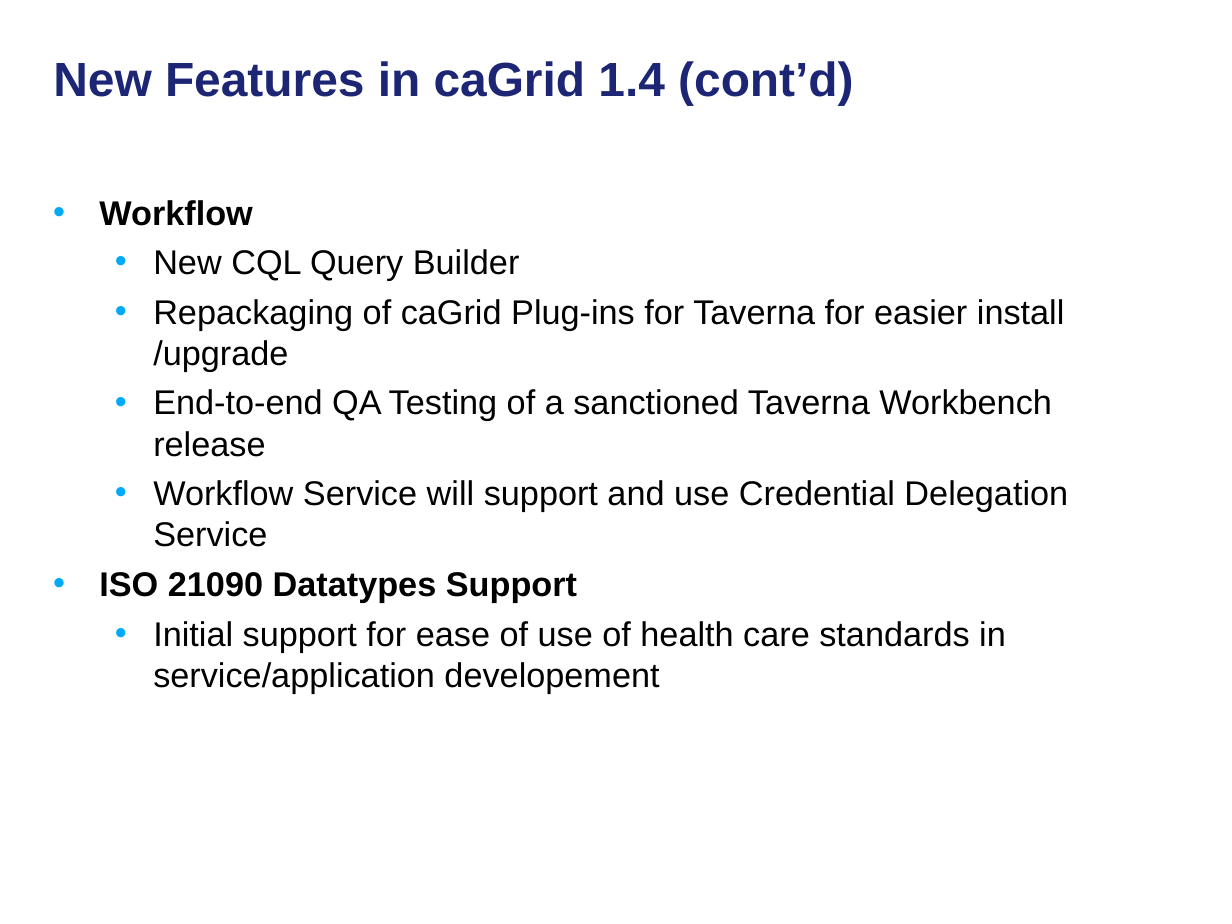
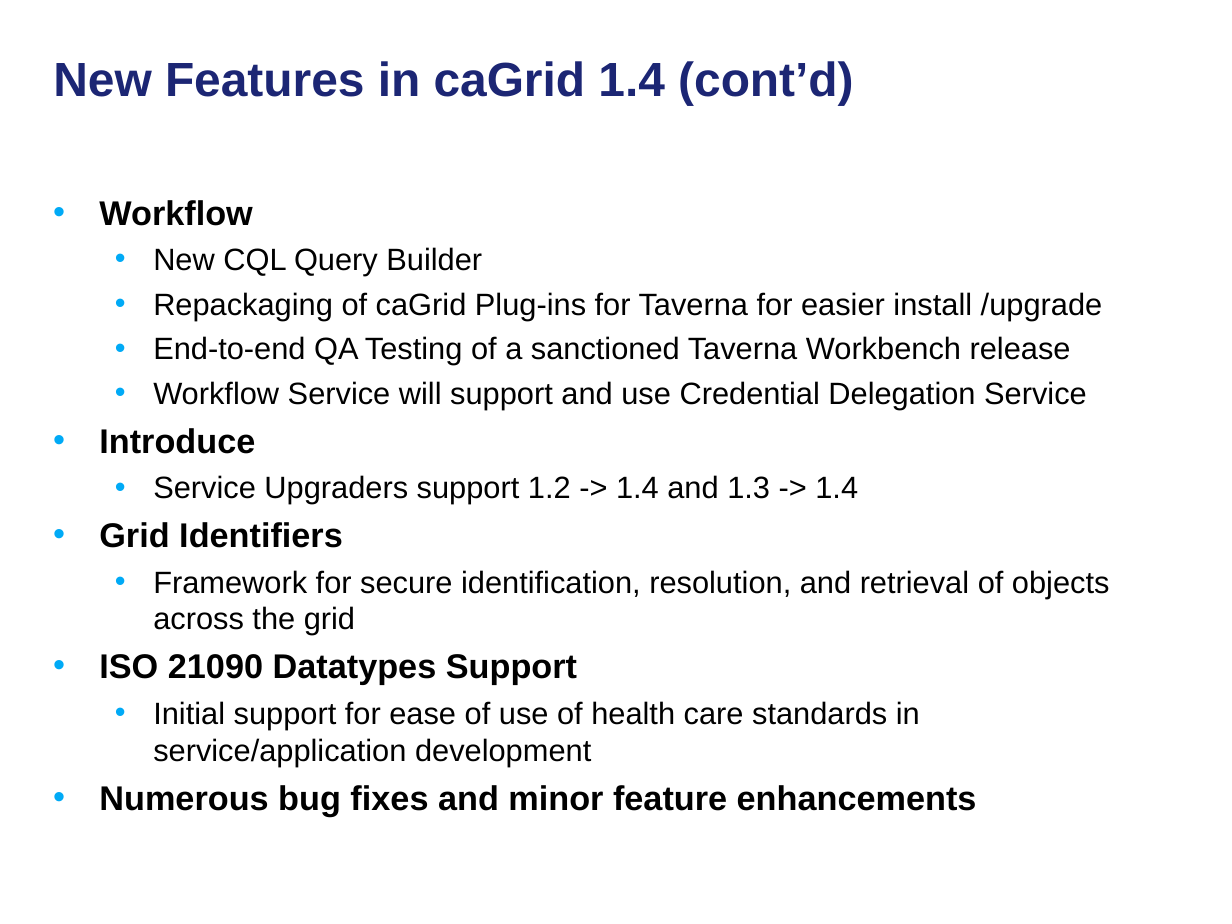
Before and after one commit to NCIP/cagrid-docs, a slide deck: slide 12 of general/presentations/overview/caGrid-Overview-and-Roadmap-GlobusWorld2010.ppt. Drawn at 1232x924 pixels with LibreOffice and Linux fonts; fonts in the diff are those of the drawing; background and template pictures are left out. Boxes give left, top, right and bottom in pixels: in the first picture for what was removed or moved away, otherwise in the second. Text is boxed around its words. In the diff, an @@ line names an element or a change of style, - is before the commit and + after.

```diff
--- a/general/presentations/overview/caGrid-Overview-and-Roadmap-GlobusWorld2010.ppt
+++ b/general/presentations/overview/caGrid-Overview-and-Roadmap-GlobusWorld2010.ppt
@@ text at (153,247,1103,410): size 20 to 18 pt in "New CQL Query Builder", "Repackaging of caGrid Plug-ins for Taverna for ...", "End-to-end QA Testing of a sanctioned Taverna ...", "Workflow Service will support and use Credential ..." @@
@@ text at (99,428,1110,635): paragraphs added @@
+• Introduce
+  • Service Upgraders support 1.2 -> 1.4 and 1.3 -> 1.4
+• Grid Identifiers
+  • Framework for secure identification, resolution, and retrieval of objects across the grid
@@ text at (99,701,977,816): text changed; size 20 to 18 pt @@
-  • Initial support for ease of use of health care standards in service/application developement
+  • Initial support for ease of use of health care standards in service/application development
+• Numerous bug fixes and minor feature enhancements
```
Also in this commit, not shown: 8 other slides changed, 3 slides added.
